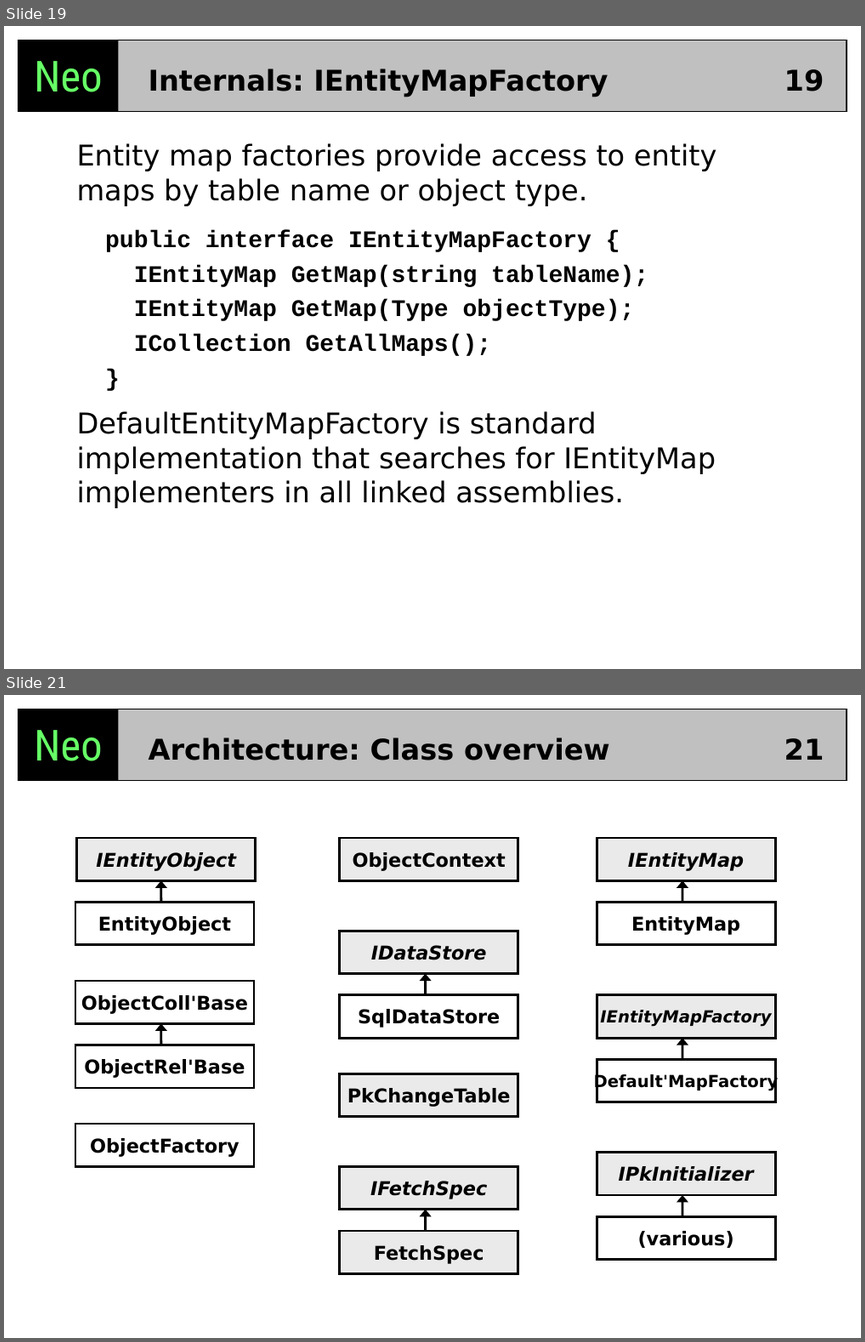
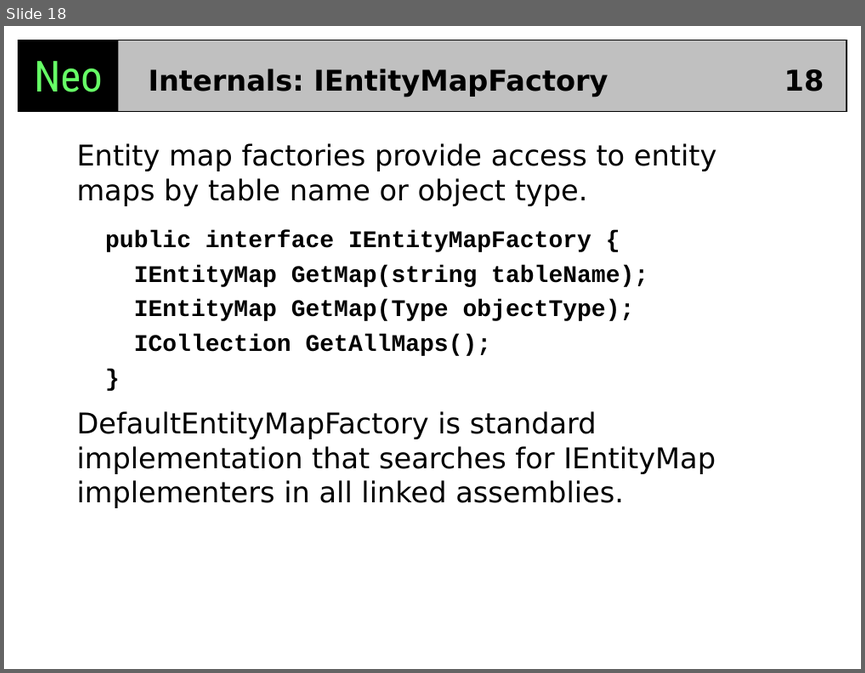
Before and after one commit to codehaus/neo, a slide deck: neo/docs/Neo_Architecture.ppt. Shown one above the other, each under a label of ours: slides 19 and 21 before the commit, slide 18 after it; the slides between them are not shown. The pictures are 865x1342 and 865x673 pixels, drawn with LibreOffice and Linux fonts; fonts in the diff are those of the drawing. Boxes give left, top, right and bottom in pixels: in the first picture for what was removed or moved away, otherwise in the second. Text is boxed around its words. In the diff, an @@ line names an element or a change of style, - is before the commit and + after.

```diff
--- a/neo/docs/Neo_Architecture.ppt
+++ b/neo/docs/Neo_Architecture.ppt
@@ slide 21 removed at bbox=[4, 695, 861, 1338], background #FFFFFF; not listed: 3 template elements that a slide beside it also shows @@
@@ title removed at bbox=[148, 737, 610, 760] @@
-Architecture: Class overview
@@ page number removed at bbox=[784, 738, 824, 760] @@
-21
@@ rectangle removed at bbox=[77, 838, 255, 881] @@
-IEntityObject
@@ rectangle removed at bbox=[340, 838, 518, 881] @@
-ObjectContext
@@ rectangle removed at bbox=[597, 838, 775, 881] @@
-IEntityMap
@@ arrow removed from (160, 902) to (160, 881) @@
@@ arrow removed from (682, 902) to (682, 881) @@
@@ rectangle removed at bbox=[75, 902, 253, 945] @@
-EntityObject
@@ rectangle removed at bbox=[597, 902, 775, 945] @@
-EntityMap
@@ rectangle removed at bbox=[340, 930, 518, 974] @@
-IDataStore
@@ arrow removed from (426, 995) to (426, 974) @@
@@ rectangle removed at bbox=[75, 981, 253, 1023] @@
-ObjectColl'Base
@@ rectangle removed at bbox=[340, 995, 518, 1038] @@
-SqlDataStore
@@ rectangle removed at bbox=[597, 995, 775, 1038] @@
-IEntityMapFactory
@@ arrow removed from (160, 1044) to (160, 1023) @@
@@ rectangle removed at bbox=[75, 1044, 253, 1088] @@
-ObjectRel'Base
@@ arrow removed from (682, 1059) to (682, 1038) @@
@@ rectangle removed at bbox=[340, 1074, 518, 1117] @@
-PkChangeTable
@@ rectangle removed at bbox=[597, 1059, 775, 1102] @@
-Default'MapFactory
@@ rectangle removed at bbox=[75, 1123, 253, 1166] @@
-ObjectFactory
@@ rectangle removed at bbox=[597, 1151, 775, 1195] @@
-IPkInitializer
@@ rectangle removed at bbox=[340, 1166, 518, 1209] @@
-IFetchSpec
@@ arrow removed from (682, 1216) to (682, 1195) @@
@@ arrow removed from (426, 1231) to (426, 1209) @@
@@ rectangle removed at bbox=[597, 1216, 775, 1259] @@
-(various)
@@ rectangle removed at bbox=[340, 1231, 518, 1273] @@
-FetchSpec
@@ what was slide 19 is now slide 18 @@
@@ page number at bbox=[784, 69, 824, 91]: text changed @@
-19
+18
```
Also in this commit, not shown: 3 slides changed, 1 other slide removed, 1 other file.
